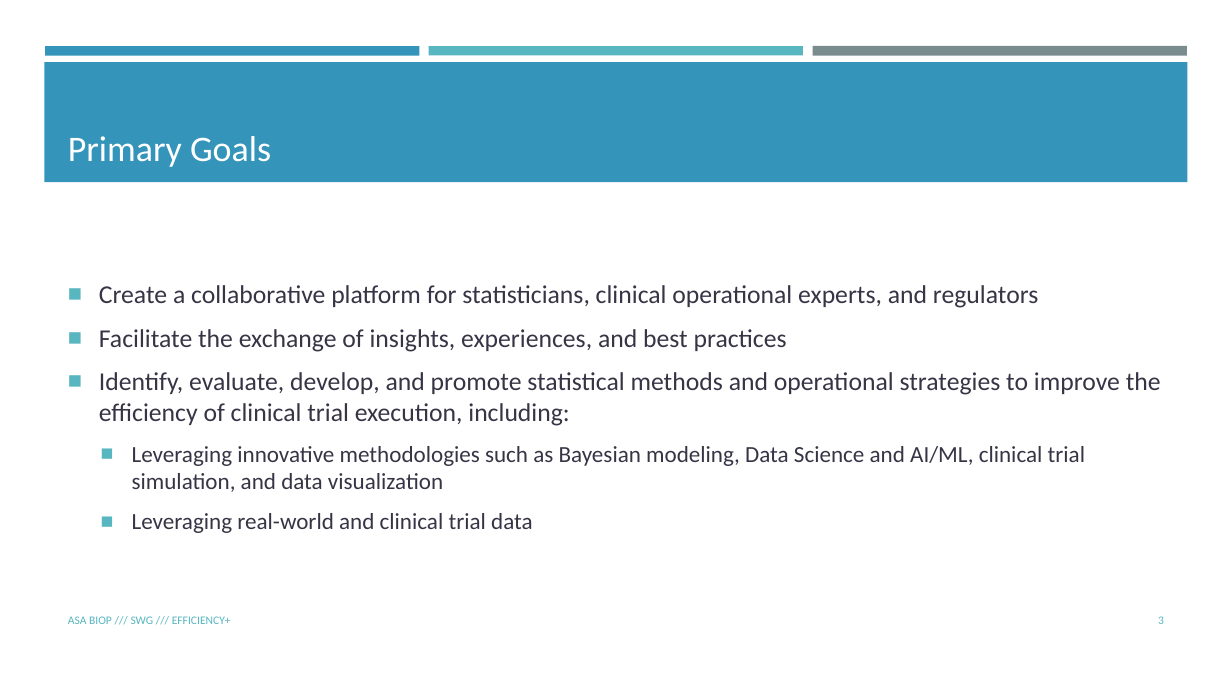
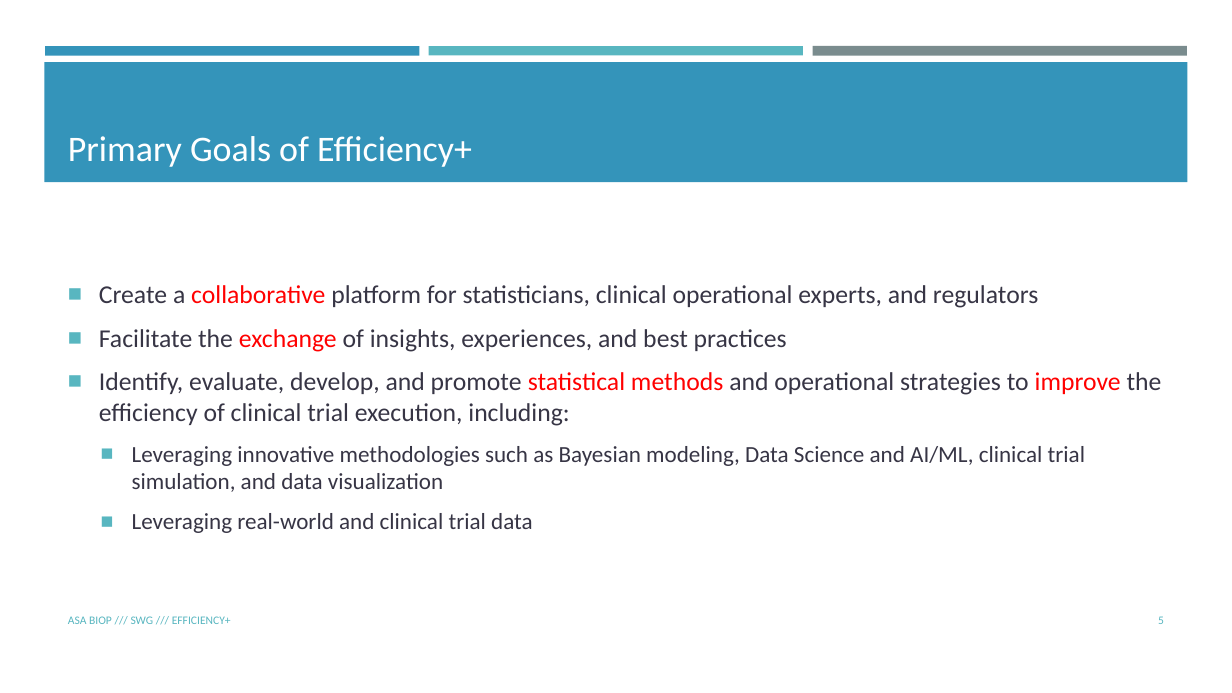
Before and after one commit to zhuoxinbms/efficiencyplustrials.github.io, a slide deck: slide 5 of Presentations/Communication Slides.pptx (slide 3 before the commit). Drawn at 1232x693 pixels with LibreOffice and Linux fonts; fonts in the diff are those of the drawing. Boxes give left, top, right and bottom in pixels: in the first picture for what was removed or moved away, otherwise in the second. Text is boxed around its words. In the diff, an @@ line names an element or a change of style, - is before the commit and + after.

```diff
--- a/Presentations/Communication Slides.pptx
+++ b/Presentations/Communication Slides.pptx
@@ title at <box>68,136,472,167</box>: text changed @@
-Primary Goals
+Primary Goals of Efficiency+
@@ text at <box>99,285,1162,426</box>: text colour #373545 to #FF0000 in "collaborative", "exchange", "statistical methods improve" @@
```
Also in this commit, not shown: 5 other slides changed, 5 slides added.
